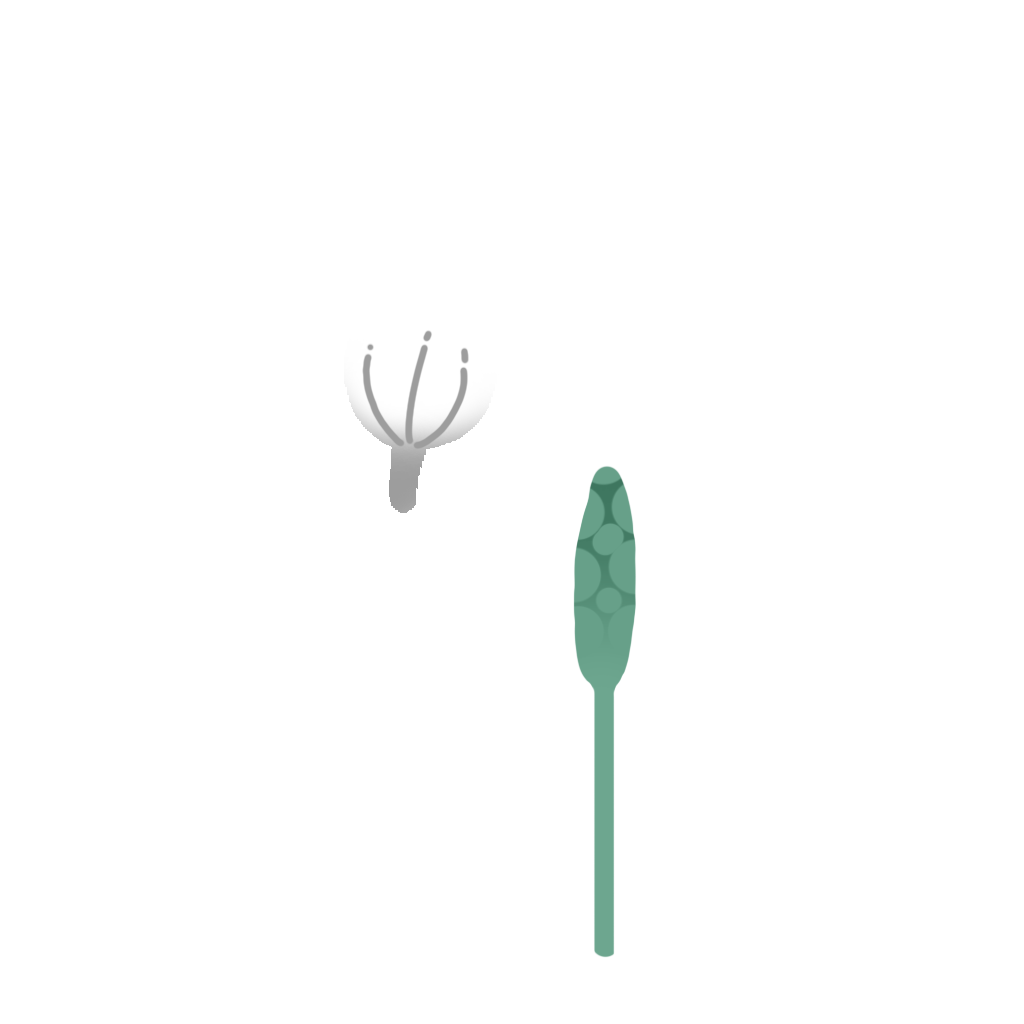
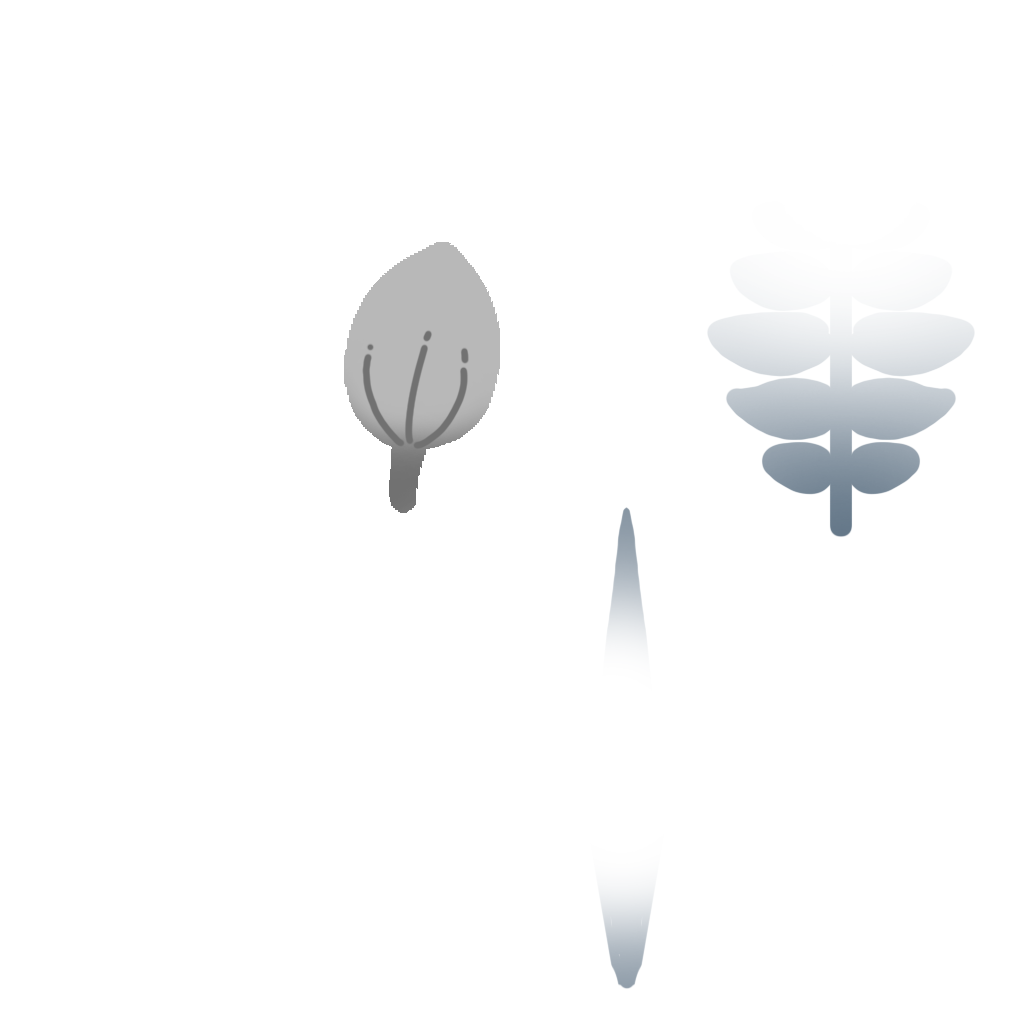
Revision of a layered 1024x1024 image; what changed, layer by layer:
added layer "Layer 17" above "Layer 13" over [344, 332, 905, 989]
added layer "Layer 13" above "Layer 12" over [587, 507, 659, 989]
added layer "Layer 15" above "Layer 10" over [344, 242, 975, 965]
painted on "Layer 10" over [736, 383, 955, 537]
removed layer "Layer 9" over [573, 465, 637, 958]
removed layer "Layer 8" over [598, 572, 609, 831]
painted on "Layer 7" over [344, 242, 500, 513]
